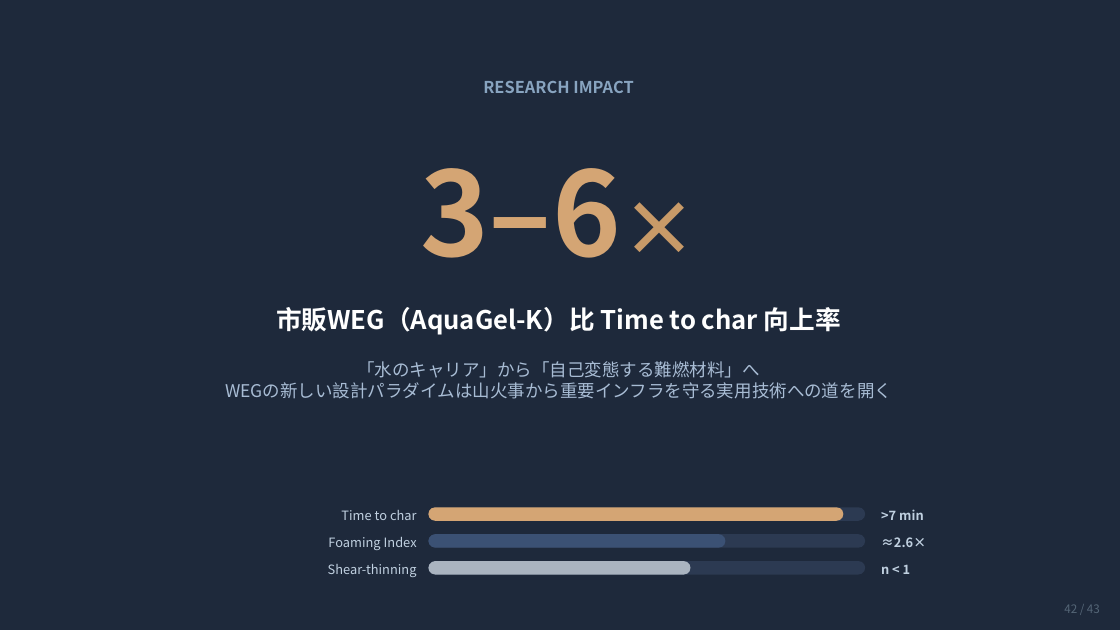
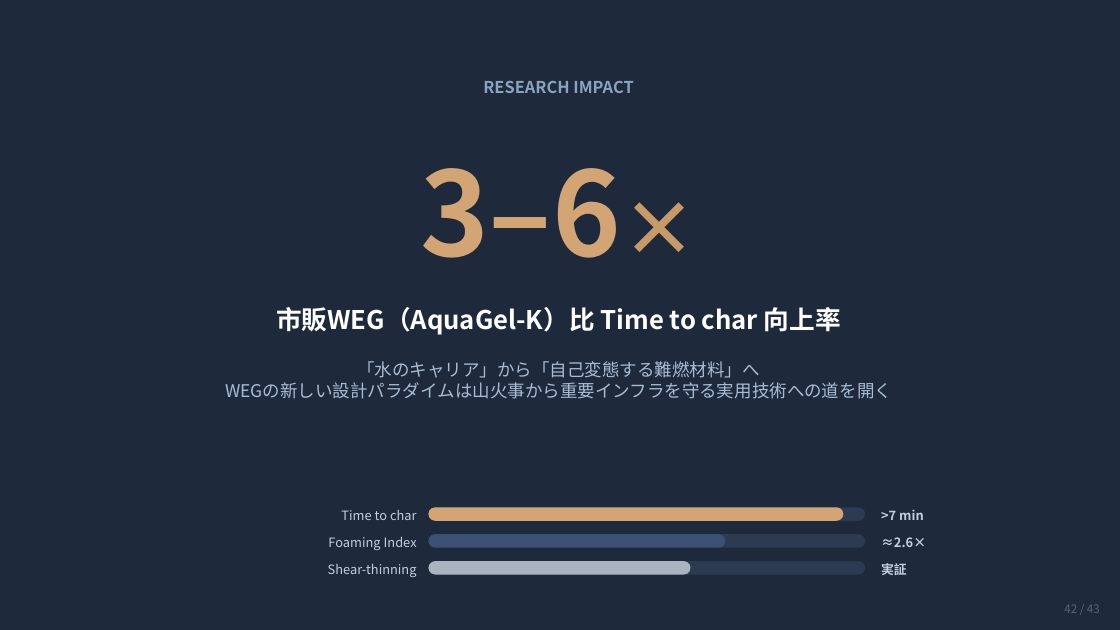
Before and after one commit to ytaisei0525-design/my-first-claude, a slide deck: slide 43 of slides.pptx. Drawn at 1120x630 pixels with LibreOffice and Linux fonts; fonts in the diff are those of the drawing. Boxes give left, top, right and bottom in pixels: in the first picture for what was removed or moved away, otherwise in the second. Text is boxed around its words. In the diff, an @@ line names an element or a change of style, - is before the commit and + after.

```diff
--- a/slides.pptx
+++ b/slides.pptx
@@ text at [881, 563, 907, 575]: text changed @@
-n < 1
+実証
```
Also in this commit, not shown: 5 other slides changed, 4 other files.
